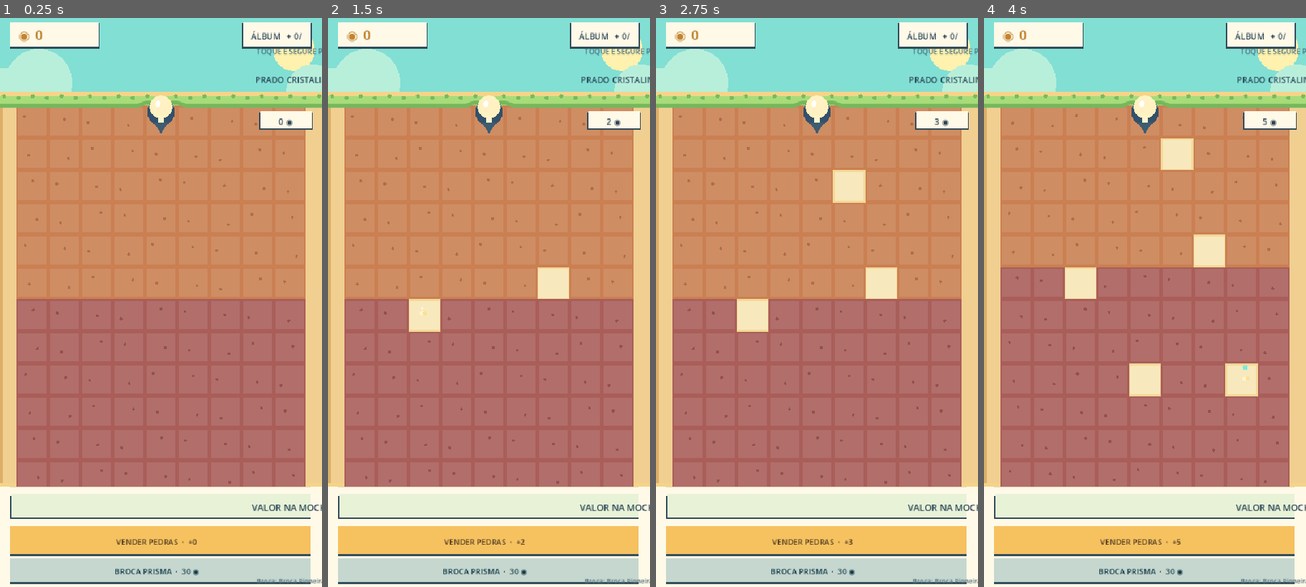
Above: before the commit, frames 1-4 (left to right).
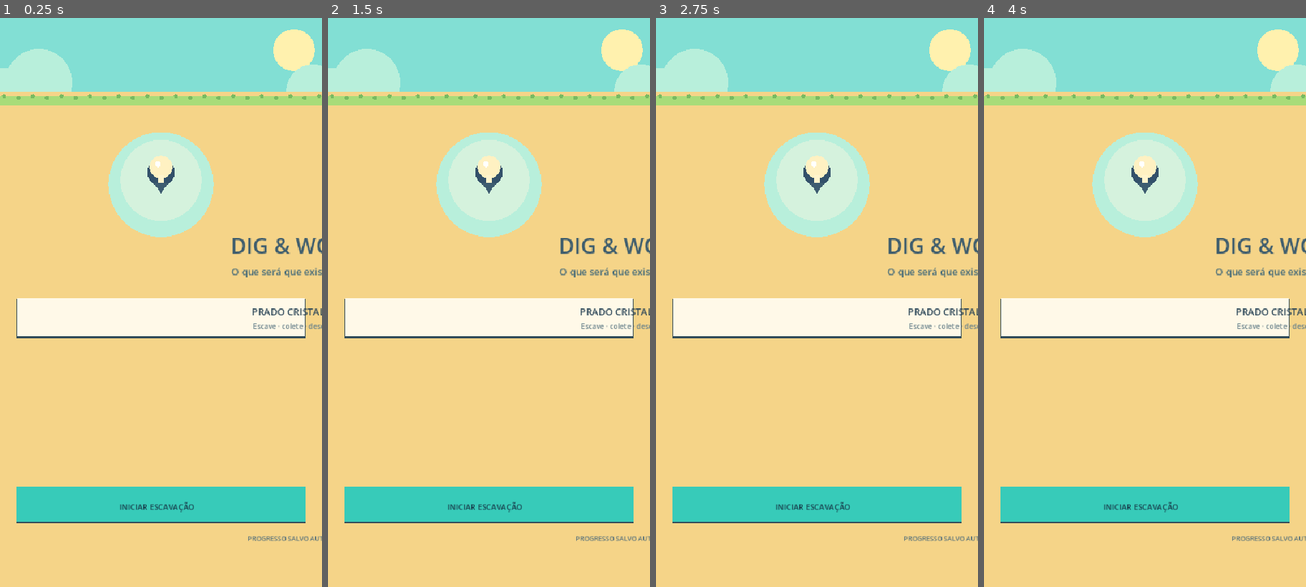
Above: after the commit, the same moments.

Repository: Otavio67/dig-and-wonder
Game: Godot game, scene res://main.tscn
Same seed, same stepped clock (60 frames per second), same inputs: the game is played once before the commit and once after it.
Inputs (mouse positions are in pixels of both pictures, inside the frame that each line leads up to):
- Up to frame 1 (0.25 s): no input
- Up to frame 2 (1.5 s): tap Enter at 0.5 s; move the mouse to (559, 274) at 0.52 s; click (559, 274) at 0.67 s; tap Space at 1.25 s; move the mouse to (424, 330) at 1.27 s; click (424, 330) at 1.42 s
- Up to frame 3 (2.75 s): tap Enter at 2 s; move the mouse to (849, 171) at 2.02 s; click (849, 171) at 2.17 s
- Up to frame 4 (4 s): move the mouse to (1128, 416) at 2.77 s; click (1128, 416) at 2.92 s; move the mouse to (1241, 387) at 3.52 s; click (1241, 387) at 3.67 s

The runs differ from the first frame. In frame 1, 82% of the frame differs, in the area x 0-100%, y 0-100%; in frame 2, 82%; in frame 3, 82%; in frame 4, 81%.

Commit message:
feat: add start screen and persistent autosave

Diff:
--- a/scripts/gameplay/dig_engine.gd
+++ b/scripts/gameplay/dig_engine.gd
@@ -8,13 +8,14 @@
 var durability := {}
 var seed_value := 0
 
-func setup(data: Dictionary, seed_value: int, dug_cells: Array) -> void:
+func setup(data: Dictionary, seed_value: int, dug_cells: Array, damaged_cells: Dictionary = {}) -> void:
 	biome = data
 	self.seed_value = seed_value
 	dug.clear()
 	durability.clear()
 	for cell in dug_cells:
 		dug[str(cell)] = true
+	durability = damaged_cells.duplicate(true)
 
 func is_dug(x: int, y: int) -> bool:
 	return dug.has(_key(x, y))
@@ -34,7 +35,7 @@
 	return layers.back()
 
 func dig(pattern: Array[Vector2i], center_x: int, center_y: int, power: int) -> Dictionary:
-	var result := {"broken": 0, "coins": 0, "cells": []}
+	var result := {"broken": 0, "coins": 0, "cells": [], "worked": 0}
 	for offset in pattern:
 		var x := center_x + offset.x
 		var y := center_y + offset.y
@@ -49,6 +50,7 @@
 		var remaining: int = int(durability.get(cell_key, int(layer.hardness))) - maxi(1, power)
 		if remaining > 0:
 			durability[cell_key] = remaining
+			result.worked += 1
 			continue
 		dug[cell_key] = true
 		result.broken += 1
--- a/scripts/gameplay/game.gd
+++ b/scripts/gameplay/game.gd
@@ -24,6 +24,8 @@
 var toast := ""
 var toast_time := 0.0
 var show_album := false
+var show_start_screen := true
+var has_existing_save := false
 var press_scale := 0.0
 var grid_origin_y := 154.0
 var world_bottom := 0.0
@@ -33,10 +35,11 @@
 	var biome_file := FileAccess.open(BIOME_PATH, FileAccess.READ)
 	biome = JSON.parse_string(biome_file.get_as_text())
 	state = SaveStore.load_data()
+	has_existing_save = not state.is_empty()
 	if state.is_empty():
 		state = SaveStore.fresh()
 	var dug_cells: Array = state.dug
-	engine.setup(biome, 7042, dug_cells)
+	engine.setup(biome, 7042, dug_cells, state.get("damaged", {}))
 	if state.drill == "prism":
 		drill.transform_to_prism()
 	drill.level = maxi(1, int(state.get("drill_level", 1)))
@@ -53,7 +56,9 @@
 	state.drill = drill.id
 	state.drill_level = drill.level
 	state.dug = engine.dug_keys()
-	SaveStore.save_data(state)
+	state.damaged = engine.durability.duplicate(true)
+	if SaveStore.save_data(state):
+		has_existing_save = true
 
 func _process(delta: float) -> void:
 	var changed := false
@@ -79,6 +84,13 @@
 		queue_redraw()
 
 func _input(event: InputEvent) -> void:
+	if show_start_screen:
+		if event is InputEventScreenTouch and event.pressed or event is InputEventMouseButton and event.pressed:
+			var start_top := size.y - 168.0
+			if event.position.y >= start_top and event.position.y <= size.y - 104.0 and event.position.x >= 30.0 and event.position.x <= size.x - 30.0:
+				_start_game()
+			get_viewport().set_input_as_handled()
+		return
 	if show_album:
 		if event is InputEventScreenTouch and event.pressed or event is InputEventMouseButton and event.pressed:
 			show_album = false
@@ -127,6 +139,8 @@
 func _perform_dig(cell: Vector2i) -> void:
 	var result := engine.dig(drill.pattern, cell.x, cell.y, drill.level)
 	if result.broken <= 0:
+		if result.worked > 0:
+			_commit_save()
 		return
 	state.inventory += int(result.coins)
 	for target in result.cells:
@@ -138,6 +152,10 @@
 	var visible_rows := maxi(1, floori((world_bottom - grid_origin_y) / cell_size))
 	camera_depth = maxi(camera_depth, state.depth - visible_rows + 2)
 	_commit_save()
+	queue_redraw()
+
+func _start_game() -> void:
+	show_start_screen = false
 	queue_redraw()
 
 func _cell_center(cell: Vector2i) -> Vector2:
@@ -186,6 +204,8 @@
 	_draw_background(s)
 	if show_album:
 		_draw_album(s)
+	elif show_start_screen:
+		_draw_start_screen(s)
 	else:
 		_draw_hud(s)
 		_draw_world(s)
@@ -215,6 +235,19 @@
 	draw_string(ThemeDB.fallback_font, Vector2(s.x - 122, 43), "ÁLBUM  ✦ %d/1" % state.discoveries.size(), HORIZONTAL_ALIGNMENT_CENTER, 92, 14, INK)
 	draw_string(ThemeDB.fallback_font, Vector2(s.x * 0.5, 116), "PRADO CRISTALINO  ·  %dm" % (state.depth * 2), HORIZONTAL_ALIGNMENT_CENTER, s.x - 50, 14, INK)
 	draw_string(ThemeDB.fallback_font, Vector2(s.x * 0.5, 68), "TOQUE E SEGURE PARA ESCAVAR", HORIZONTAL_ALIGNMENT_CENTER, s.x - 30, 12, Color("#416878"))
+
+func _draw_start_screen(s: Vector2) -> void:
+	draw_circle(Vector2(s.x * 0.5, 286), 88, Color("#b8efdb"))
+	draw_circle(Vector2(s.x * 0.5, 279), 68, Color("#d5f2dd"))
+	_draw_drill(Vector2(s.x * 0.5, 257))
+	draw_string(ThemeDB.fallback_font, Vector2(s.x * 0.5, 402), "DIG & WONDER", HORIZONTAL_ALIGNMENT_CENTER, s.x - 36, 36, Color("#3d5c6d"))
+	draw_string(ThemeDB.fallback_font, Vector2(s.x * 0.5, 438), "O que será que existe logo abaixo?", HORIZONTAL_ALIGNMENT_CENTER, s.x - 36, 16, Color("#416878"))
+	_draw_pill(Rect2(28, 478, s.x - 56, 66), PANEL, 18)
+	draw_string(ThemeDB.fallback_font, Vector2(s.x * 0.5, 505), "PRADO CRISTALINO", HORIZONTAL_ALIGNMENT_CENTER, s.x - 84, 16, INK)
+	draw_string(ThemeDB.fallback_font, Vector2(s.x * 0.5, 528), "Escave · colete · descubra", HORIZONTAL_ALIGNMENT_CENTER, s.x - 84, 12, Color("#66808a"))
+	var button_label := "CONTINUAR" if has_existing_save else "INICIAR ESCAVAÇÃO"
+	_draw_button(Rect2(28, s.y - 168, s.x - 56, 58), Color("#37cbb9"), button_label, Color("#173d4b"))
+	draw_string(ThemeDB.fallback_font, Vector2(s.x * 0.5, s.y - 77), "PROGRESSO SALVO AUTOMATICAMENTE", HORIZONTAL_ALIGNMENT_CENTER, s.x - 36, 11, Color("#55707a"))
 
 func _draw_world(s: Vector2) -> void:
 	var top := 154.0
--- a/scripts/gameplay/game_harness.gd
+++ b/scripts/gameplay/game_harness.gd
@@ -13,6 +13,8 @@
 	game.engine.setup(game.biome, 7042, [])
 	game.grid_origin_y = 154.0
 	game.world_bottom = 786.0
+	game._start_game()
+	assert(not game.show_start_screen)
 	assert(game._cell_at(Vector2(270, 181)) == Vector2i(0, 0))
 	game._on_press(Vector2(270, 100))
 	assert(not game.held and game.engine.dug.is_empty())
@@ -26,5 +28,16 @@
 	game._commit_save()
 	var saved := SaveStore.load_data()
 	assert(saved.drill_level == 3)
-	print("GAME_OK grid_center=0:0 hud_does_not_dig=true discovery_at_depth=17 scroll=%d saved_drill_level=%d" % [game.camera_depth, saved.drill_level])
+	game.engine.setup(game.biome, 7042, [])
+	game.drill.id = "basic"
+	game.drill.level = 1
+	var hard_depth := 0
+	for depth in range(24):
+		if int(game.engine._layer_for_depth(depth).hardness) > 1:
+			hard_depth = depth
+			break
+	game._perform_dig(Vector2i(0, hard_depth))
+	saved = SaveStore.load_data()
+	assert(saved.damaged.has("0:%d" % hard_depth))
+	print("GAME_OK start_button=true grid_center=0:0 hud_does_not_dig=true discovery_depth=17 scroll=%d saved_drill_level=%d partial_damage_autosaved=true" % [game.camera_depth, game.drill.level])
 	quit()
--- a/scripts/gameplay/logic_harness.gd
+++ b/scripts/gameplay/logic_harness.gd
@@ -26,5 +26,18 @@
 	var prism_result := engine.dig(three, 0, 0, 4)
 	assert(prism_result.broken > basic_result.broken)
 	assert(prism_result.coins > basic_result.coins)
-	print("LOGIC_OK economy=pass insufficient_funds=pass basic_pattern=1 prism_pattern=3 broken=%d/%d value=%d/%d" % [basic_result.broken, prism_result.broken, basic_result.coins, prism_result.coins])
+	var hard_depth := 0
+	for depth in range(24):
+		if int(engine._layer_for_depth(depth).hardness) > 1:
+			hard_depth = depth
+			break
+	engine.setup(biome, 72, [])
+	var center: Array[Vector2i] = [Vector2i.ZERO]
+	var partial := engine.dig(center, 0, hard_depth, 1)
+	assert(partial.broken == 0 and partial.worked == 1)
+	var damaged := engine.durability.duplicate(true)
+	engine.setup(biome, 72, [], damaged)
+	var resumed := engine.dig(center, 0, hard_depth, 1)
+	assert(resumed.broken == 1)
+	print("LOGIC_OK economy=pass insufficient_funds=pass basic_pattern=1 prism_pattern=3 broken=%d/%d value=%d/%d partial_damage_resume=true" % [basic_result.broken, prism_result.broken, basic_result.coins, prism_result.coins])
 	quit()
--- a/scripts/save/save_harness.gd
+++ b/scripts/save/save_harness.gd
@@ -10,6 +10,7 @@
 	var data := SaveStore.fresh()
 	data.coins = 42
 	data.dug = ["0:0"]
+	data.damaged = {"0:1": 1}
 	assert(SaveStore.save_data(data))
 	var next := data.duplicate(true)
 	next.coins = 20
@@ -23,5 +24,8 @@
 	var malformed := SaveStore.fresh()
 	malformed.dug = [42]
 	assert(not SaveStore.save_data(malformed))
-	print("SAVE_OK valid=20 backup_recovery=42 invalid_version_and_cells_rejected=true")
+	malformed = SaveStore.fresh()
+	malformed.damaged = {"0:1": 0}
+	assert(not SaveStore.save_data(malformed))
+	print("SAVE_OK valid=20 backup_recovery=42 invalid_version_cells_and_damage_rejected=true")
 	quit()
--- a/scripts/save/save_store.gd
+++ b/scripts/save/save_store.gd
@@ -6,7 +6,7 @@
 const VERSION := 1
 
 static func fresh() -> Dictionary:
-	return {"version": VERSION, "coins": 0, "depth": 0, "inventory": 0, "drill": "basic", "drill_level": 1, "dug": [], "discoveries": []}
+	return {"version": VERSION, "coins": 0, "depth": 0, "inventory": 0, "drill": "basic", "drill_level": 1, "dug": [], "damaged": {}, "discoveries": []}
 
 static func _valid(data: Variant) -> bool:
 	if not data is Dictionary or int(data.get("version", -1)) != VERSION:
@@ -25,6 +25,17 @@
 			return false
 	for discovery_id in data.discoveries:
 		if not discovery_id is String or discovery_id.is_empty() or discovery_id.length() > 64:
+			return false
+	var damaged: Variant = data.get("damaged", {})
+	if not damaged is Dictionary:
+		return false
+	for cell_key in damaged:
+		var remaining: Variant = damaged[cell_key]
+		if not cell_key is String or cell_key.is_empty() or cell_key.length() > 16:
+			return false
+		if not remaining is int and not remaining is float:
+			return false
+		if int(remaining) <= 0 or float(remaining) != int(remaining):
 			return false
 	return true
 
@@ -47,6 +58,8 @@
 static func save_data(data: Dictionary) -> bool:
 	var copy := data.duplicate(true)
 	copy["version"] = VERSION
+	if not copy.has("damaged"):
+		copy["damaged"] = {}
 	if not _valid(copy):
 		return false
 	var temp := PATH + ".tmp"
Not shown, changed: README.md
Not shown, changed: docs/DESENVOLVIMENTO.md
